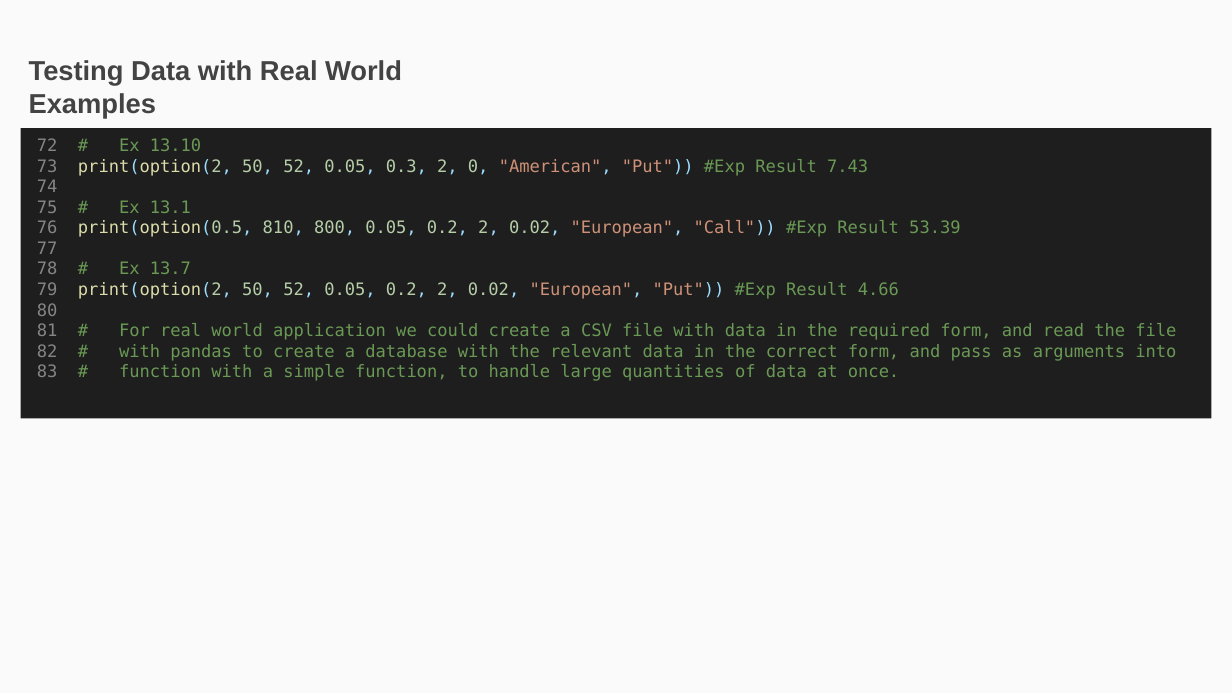
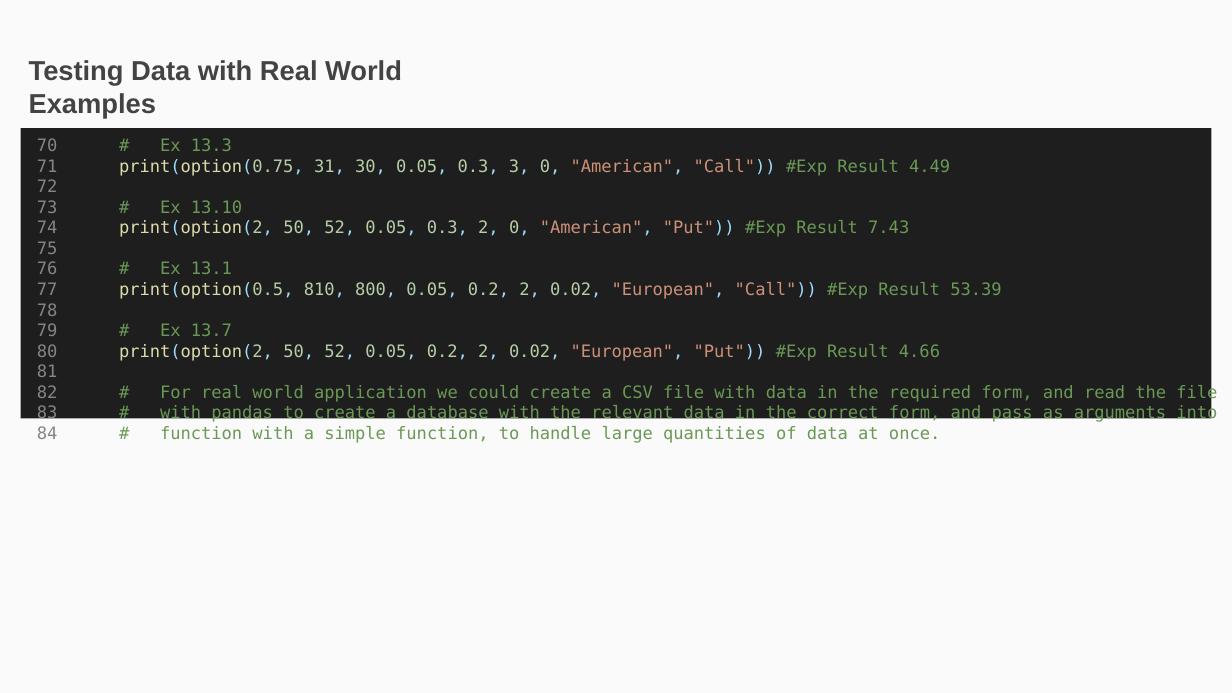
Before and after one commit to Yuv4n/Binomial-Option-Pricing, a slide deck: slide 28 of Binomial Option Pricing.pptx. Drawn at 1232x693 pixels with LibreOffice and Linux fonts; fonts in the diff are those of the drawing. Boxes give left, top, right and bottom in pixels: in the first picture for what was removed or moved away, otherwise in the second. Text is boxed around its words. In the diff, an @@ line names an element or a change of style, - is before the commit and + after.

```diff
--- a/Binomial Option Pricing.pptx
+++ b/Binomial Option Pricing.pptx
@@ text in rectangle at bbox=[37, 138, 1217, 443]: text changed @@
-72 # Ex 13.10
-73 print(option(2, 50, 52, 0.05, 0.3, 2, 0, "American", "Put")) #Exp Result 7.43
-74
-75 # Ex 13.1
-76 print(option(0.5, 810, 800, 0.05, 0.2, 2, 0.02, "European", "Call")) #Exp Result 53.39
-77
-78 # Ex 13.7
-79 print(option(2, 50, 52, 0.05, 0.2, 2, 0.02, "European", "Put")) #Exp Result 4.66
-80
-81 # For real world application we could create a CSV file with data in the required form, and read the file
-82 # with pandas to create a database with the relevant data in the correct form, and pass as arguments into
-83 # function with a simple function, to handle large quantities of data at once.
+70 # Ex 13.3
+71 print(option(0.75, 31, 30, 0.05, 0.3, 3, 0, "American", "Call")) #Exp Result 4.49
+72
+73 # Ex 13.10
+74 print(option(2, 50, 52, 0.05, 0.3, 2, 0, "American", "Put")) #Exp Result 7.43
+75
+76 # Ex 13.1
+77 print(option(0.5, 810, 800, 0.05, 0.2, 2, 0.02, "European", "Call")) #Exp Result 53.39
+78
+79 # Ex 13.7
+80 print(option(2, 50, 52, 0.05, 0.2, 2, 0.02, "European", "Put")) #Exp Result 4.66
+81
+82 # For real world application we could create a CSV file with data in the required form, and read the file
+83 # with pandas to create a database with the relevant data in the correct form, and pass as arguments into
+84 # function with a simple function, to handle large quantities of data at once.
```
Also in this commit, not shown: 1 other slide changed, 3 other files.
